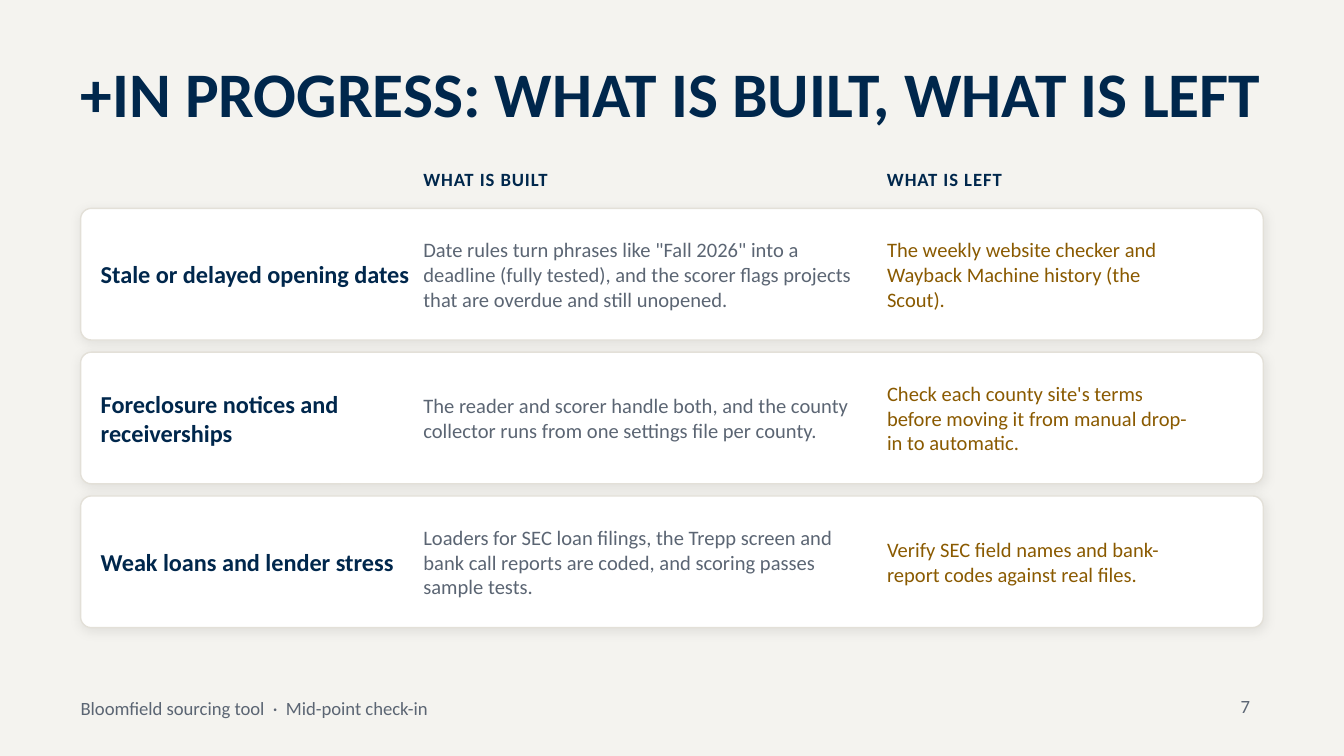
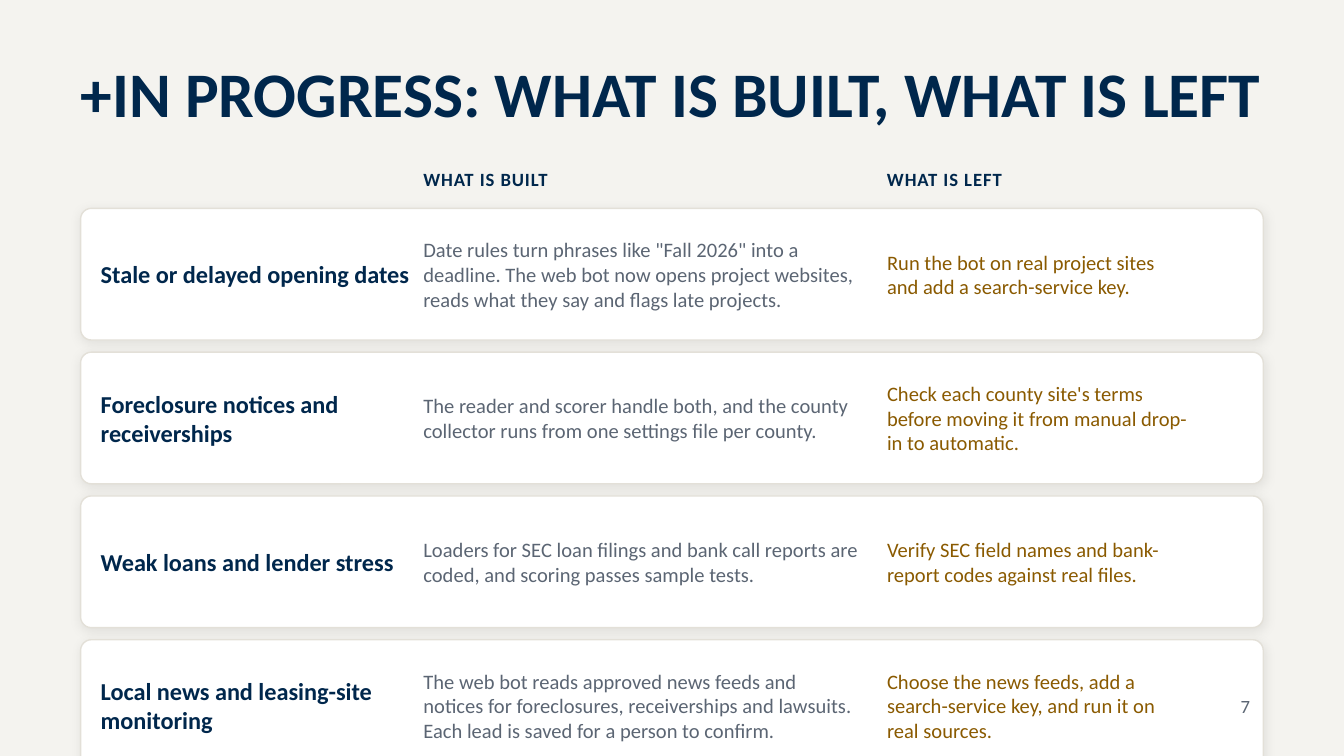
Before and after one commit to MaahikT/Bloomfield-Project-2, a slide deck: slide 7 of pipeline/demo/deck/Bloomfield_Midpoint_Deck.pptx. Drawn at 1344x756 pixels with LibreOffice and Linux fonts; fonts in the diff are those of the drawing. Boxes give left, top, right and bottom in pixels: in the first picture for what was removed or moved away, otherwise in the second. Text is boxed around its words. In the diff, an @@ line names an element or a change of style, - is before the commit and + after.

```diff
--- a/pipeline/demo/deck/Bloomfield_Midpoint_Deck.pptx
+++ b/pipeline/demo/deck/Bloomfield_Midpoint_Deck.pptx
@@ text at <box>423,242,853,311</box>: text changed @@
-Date rules turn phrases like "Fall 2026" into a deadline (fully tested), and the scorer flags projects that are overdue and still unopened.
+Date rules turn phrases like "Fall 2026" into a deadline. The web bot now opens project websites, reads what they say and flags late projects.
@@ text at <box>887,255,1155,298</box>: text changed @@
-The weekly website checker and Wayback Machine history (the Scout).
+Run the bot on real project sites and add a search-service key.
@@ text at <box>423,542,858,586</box>: text changed @@
-Loaders for SEC loan filings, the Trepp screen and bank call reports are coded, and scoring passes sample tests.
+Loaders for SEC loan filings and bank call reports are coded, and scoring passes sample tests.
@@ rounded rectangle added at <box>81,640,1263,756</box>, fill #FFFFFF, outline #E3E0D8 0.75 pt @@
@@ text added at <box>101,683,371,733</box>, 13 pt, text #00274C, bold @@
+Local news and leasing-site monitoring
@@ text added at <box>423,674,852,742</box>, 11 pt, text #5B6573 @@
+The web bot reads approved news feeds and notices for foreclosures, receiverships and lawsuits. Each lead is saved for a person to confirm.
@@ text added at <box>887,674,1155,738</box>, 11 pt, text #8A5A00 @@
+Choose the news feeds, add a search-service key, and run it on real sources.
```
Also in this commit, not shown: 5 other slides changed, 13 other files.
